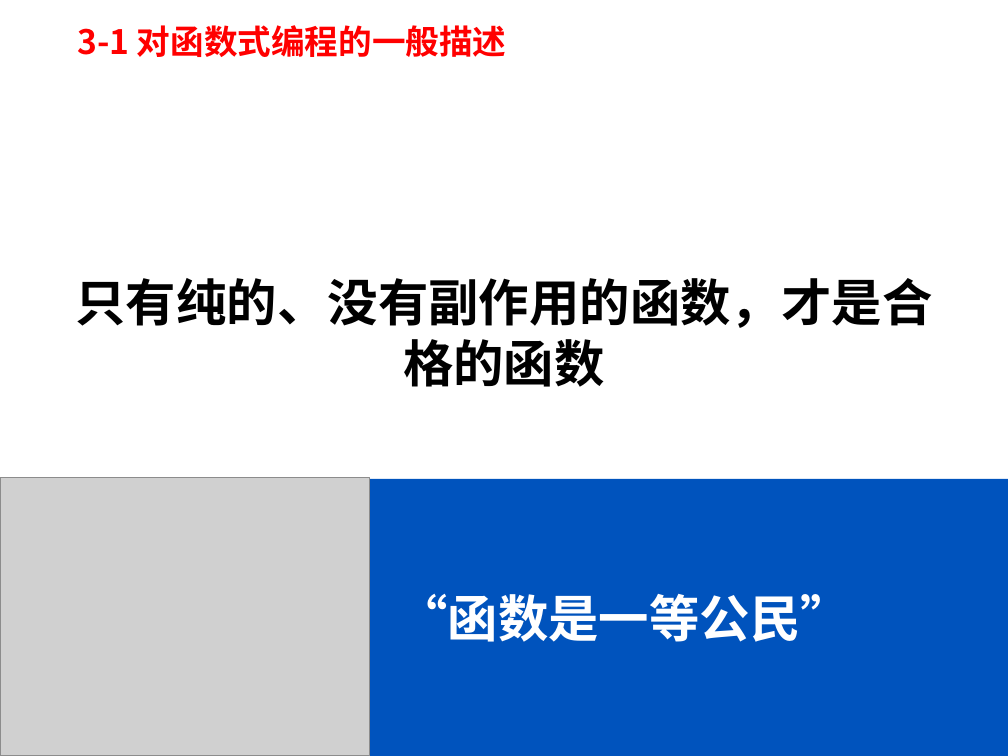
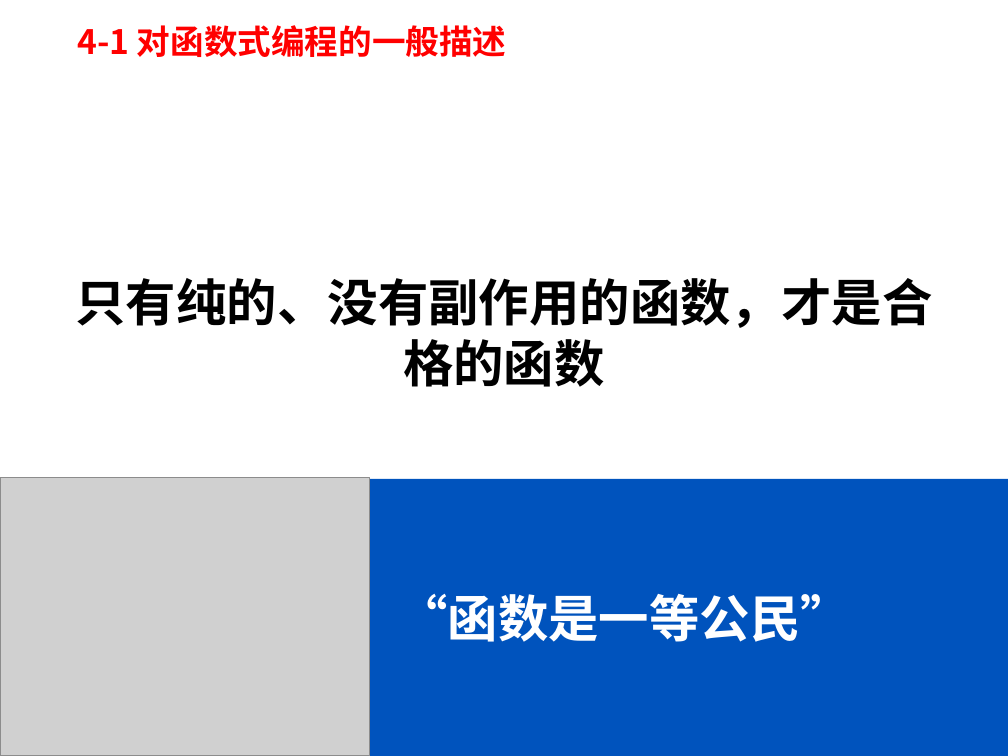
Before and after one commit to U8PLAT/Functional-programming-and-parallel-computing, a slide deck: slide 11 of 函数式语言与并行计算.pptx. Drawn at 1008x756 pixels with LibreOffice and Linux fonts; fonts in the diff are those of the drawing; grey boxes stand for pictures; background and template pictures are left out. Boxes give left, top, right and bottom in pixels: in the first picture for what was removed or moved away, otherwise in the second. Text is boxed around its words. In the diff, an @@ line names an element or a change of style, - is before the commit and + after.

```diff
--- a/函数式语言与并行计算.pptx
+++ b/函数式语言与并行计算.pptx
@@ title at box(77, 25, 507, 57): text changed @@
-3-1 对函数式编程的一般描述
+4-1 对函数式编程的一般描述
```
Also in this commit, not shown: 16 other slides changed.
